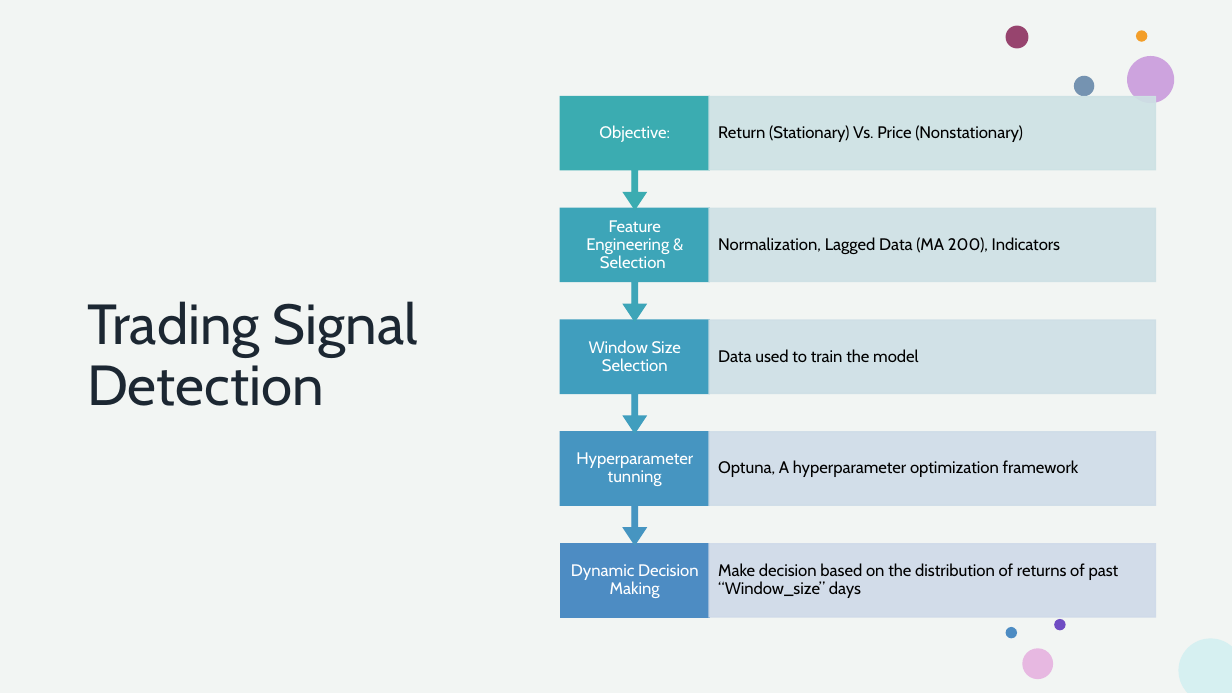
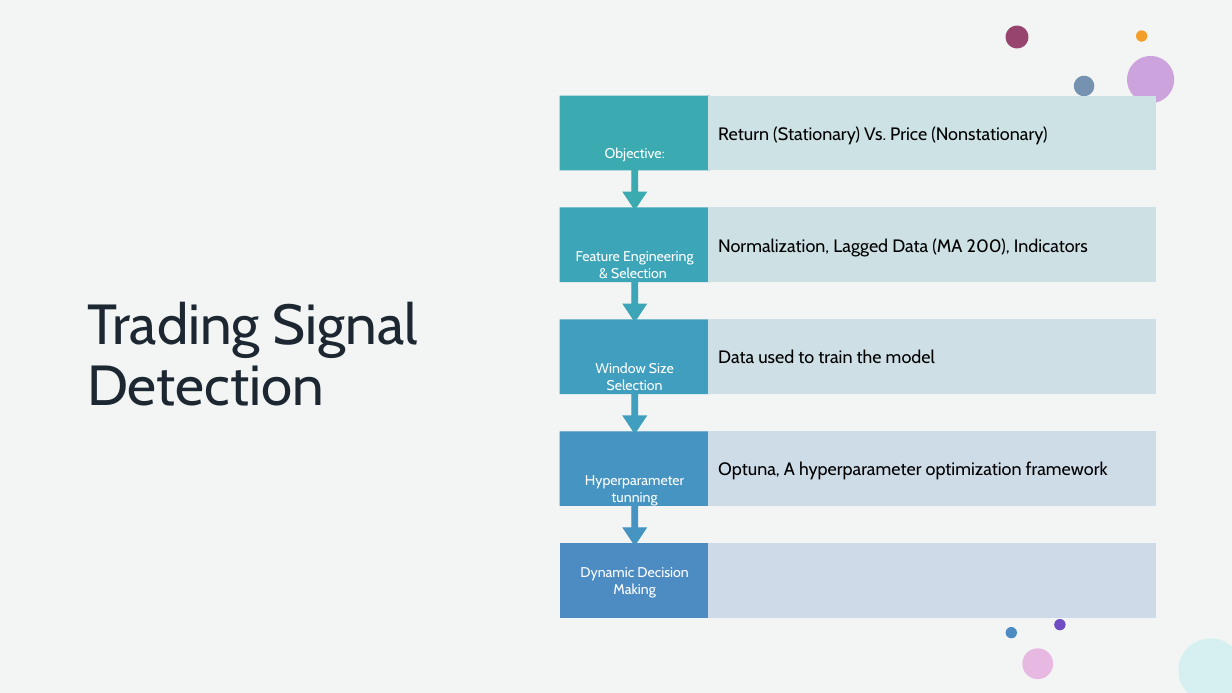
Before and after one commit to howie-zeng/Analyzing-Retail-Sentiment-and-Detecting-Trading-Signals, a slide deck: slide 11 of Presentation.pptx. Drawn at 1232x693 pixels with LibreOffice and Linux fonts; fonts in the diff are those of the drawing. Boxes give left, top, right and bottom in pixels: in the first picture for what was removed or moved away, otherwise in the second. Text is boxed around its words. In the diff, an @@ line names an element or a change of style, - is before the commit and + after.

Commit message:
new ppt

```diff
--- a/Presentation.pptx
+++ b/Presentation.pptx
@@ size 13 to 11 pt; line spacing 0.9 to 1 in 5 elements at bbox=[580, 567, 688, 598], bbox=[585, 475, 684, 506], bbox=[595, 362, 674, 390], bbox=[576, 251, 693, 278], bbox=[605, 147, 665, 162] @@
@@ up arrow callout at bbox=[560, 96, 709, 209]: fill #3BACB1 to #3BABB1; outline #3BACB1 1 pt to #3BABB1 1 pt @@
@@ size 13 to 14 pt; line spacing 0.9 to 1 in 4 elements at bbox=[718, 461, 1108, 480], bbox=[718, 349, 935, 364], bbox=[718, 238, 1088, 257], bbox=[718, 126, 1047, 145] @@
@@ rectangle at bbox=[709, 96, 1155, 169]: fill #CEE2E4 at 90% opacity to #CDE3E4 at 90% opacity; outline #CEE2E4 1 pt to #CDE3E4 1 pt @@
@@ rectangle at bbox=[709, 208, 1155, 281]: fill #CFE1E5 at 90% opacity to #CEE1E6 at 90% opacity; outline #CFE1E5 1 pt to #CEE1E6 1 pt @@
@@ rectangle at bbox=[709, 320, 1155, 393]: fill #CFDFE7 at 90% opacity to #CEDFE7 at 90% opacity; outline #CFDFE7 1 pt to #CEDFE7 1 pt @@
@@ up arrow callout at bbox=[560, 432, 709, 544]: fill #4695C1 to #4694C1; outline #4695C1 1 pt to #4694C1 1 pt @@
@@ text removed at bbox=[718, 563, 1119, 598] @@
-Make decision based on the distribution of returns of past “Window_size” days
```
Also in this commit, not shown: 4 other slides changed, 1 slide added, 1 slide removed.
